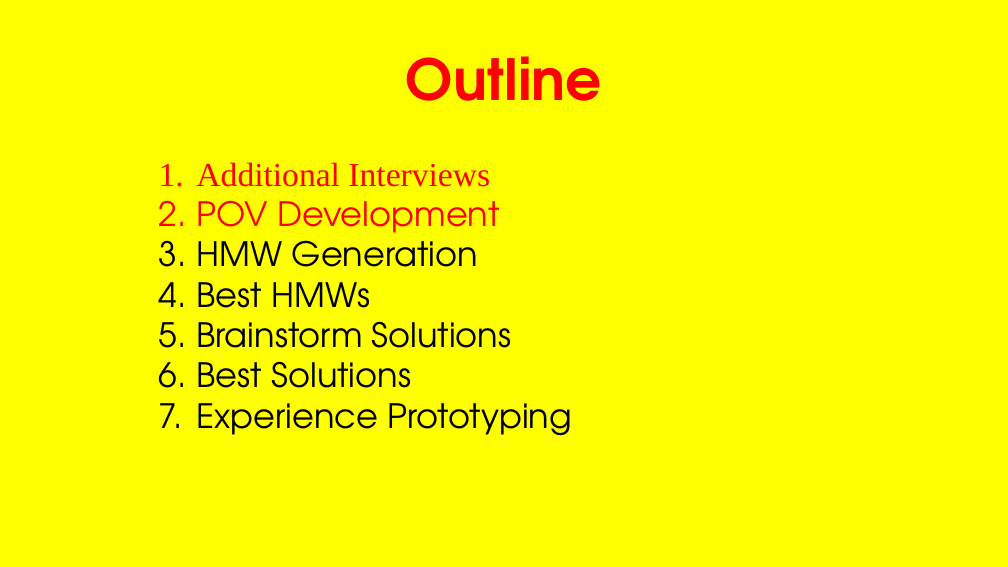
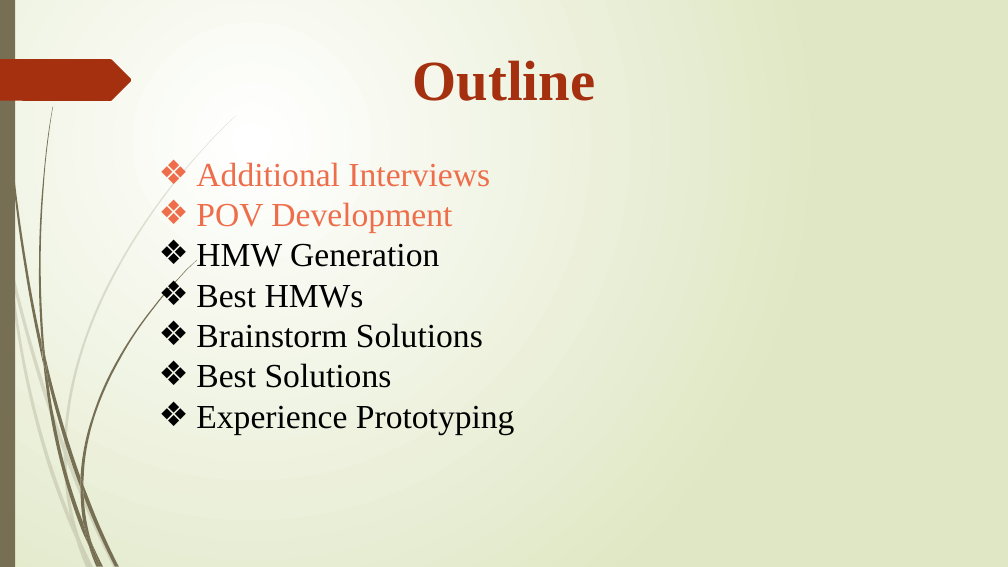
Before and after one commit to Zeeshanily/Citizen-Journalism, a slide deck: slide 3 of pj-task 2/Presentation.pptx. Drawn at 1008x567 pixels with LibreOffice and Linux fonts; fonts in the diff are those of the drawing. Boxes give left, top, right and bottom in pixels: in the first picture for what was removed or moved away, otherwise in the second. Text is boxed around its words. In the diff, an @@ line names an element or a change of style, - is before the commit and + after.

```diff
--- a/pj-task 2/Presentation.pptx
+++ b/pj-task 2/Presentation.pptx
@@ background #FFFFFF to gradient #FFFFFF to #DFE8C4 @@
@@ text "Outline": place and size @@
-text "Outline" at bbox=[0, 0, 1008, 567]
+text "Outline" at bbox=[196, 60, 596, 434]
@@ text "Outline" at bbox=[196, 60, 596, 434]: font TeX Gyre Adventor to Times New Roman in "Outline", "POV Development", "HMW Generation", "Best HMWs" and 3 more places; text colour #FF0000 to #A53010 in "Outline"; text colour #FF0000 to #EE6E4B in "Additional Interviews", "POV Development"; bullet 1. to ❖; fill #FFFF00 to none @@
@@ rectangle added at bbox=[0, 0, 15, 567], fill #766F54 @@
@@ rectangle removed at bbox=[863, 0, 920, 95] @@
@@ freeform shape added at bbox=[0, 59, 132, 101], fill #A53010 @@
@@ group added at bbox=[0, 116, 236, 567]: 10 freeform shapes @@
@@ group added at bbox=[2, 0, 197, 567]: 12 freeform shapes @@
```
Also in this commit, not shown: 20 other slides changed, 5 slides added, 2 other files.
